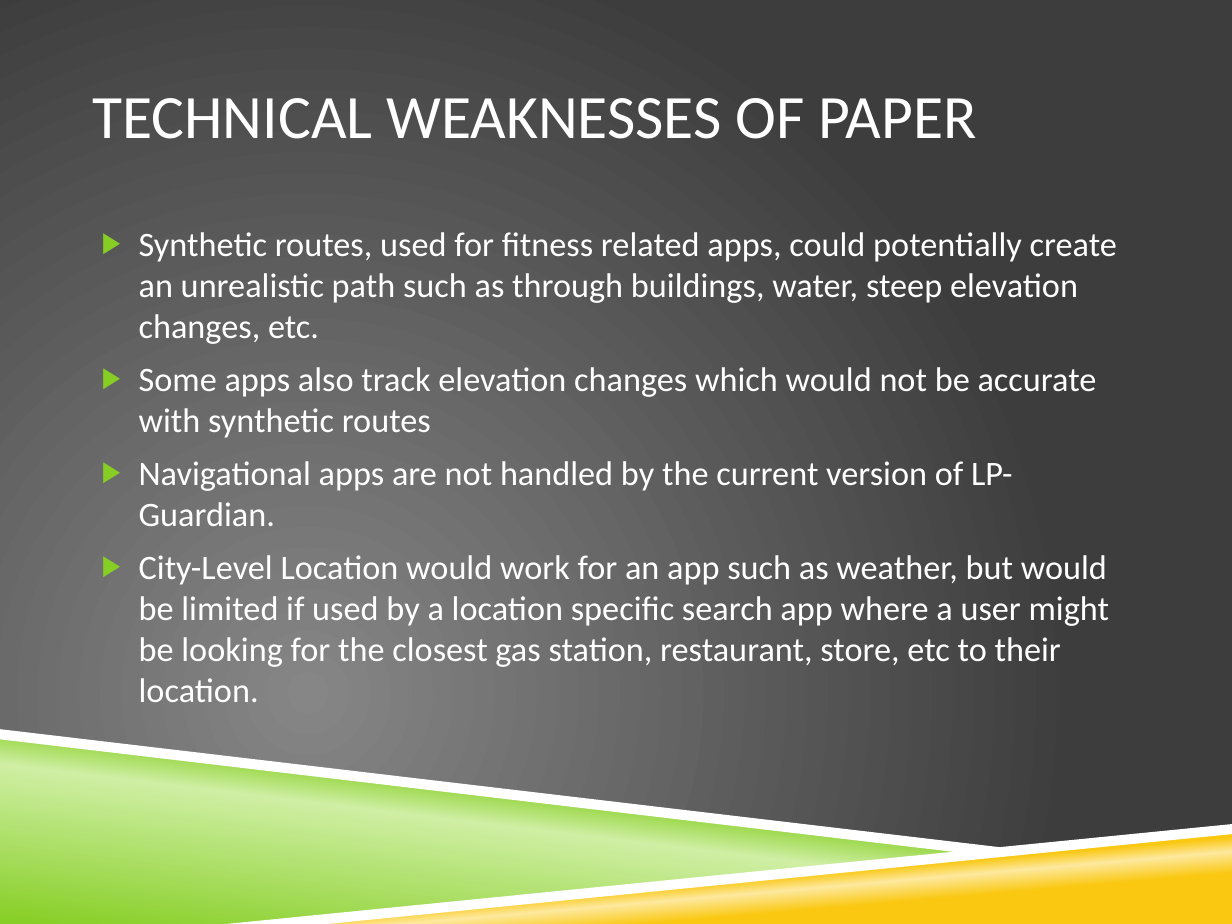
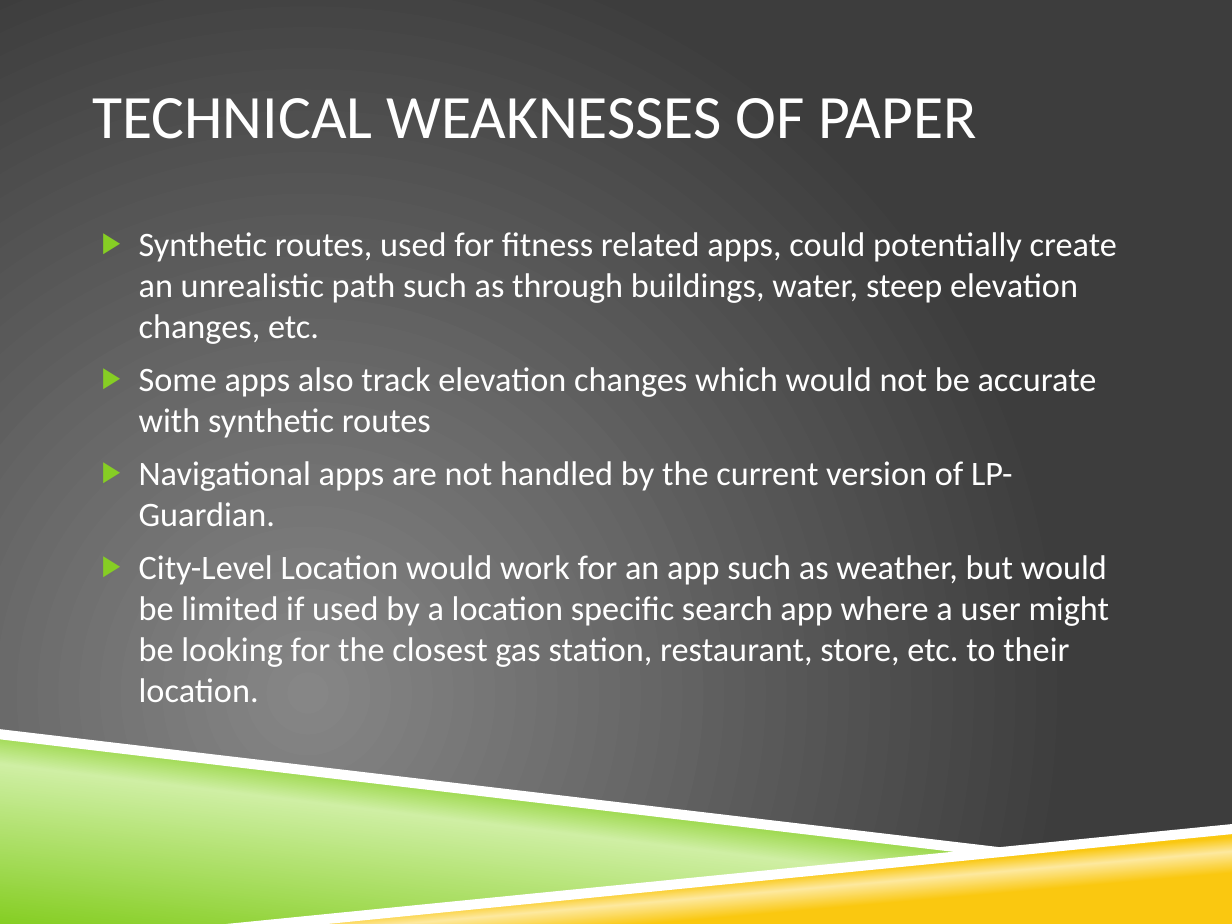
Before and after one commit to vfasburg/cse_825, a slide deck: slide 20 of PaperPresentation/Paper_Presentation_Fasburg_Reiff_Thomas.pptx (slide 15 before the commit). Drawn at 1232x924 pixels with LibreOffice and Linux fonts; fonts in the diff are those of the drawing; background and template pictures are left out. Boxes give left, top, right and bottom in pixels: in the first picture for what was removed or moved away, otherwise in the second. Text is boxed around its words. In the diff, an @@ line names an element or a change of style, - is before the commit and + after.

```diff
--- a/PaperPresentation/Paper_Presentation_Fasburg_Reiff_Thomas.pptx
+++ b/PaperPresentation/Paper_Presentation_Fasburg_Reiff_Thomas.pptx
@@ text at box(139, 555, 1109, 702): text changed @@
-▶ City-Level Location would work for an app such as weather, but would be limited if used by a location specific search app where a user might be looking for the closest gas station, restaurant, store, etc to their location.
+▶ City-Level Location would work for an app such as weather, but would be limited if used by a location specific search app where a user might be looking for the closest gas station, restaurant, store, etc. to their location.
```
Also in this commit, not shown: 2 other slides changed, 8 slides added, 1 slide removed.
